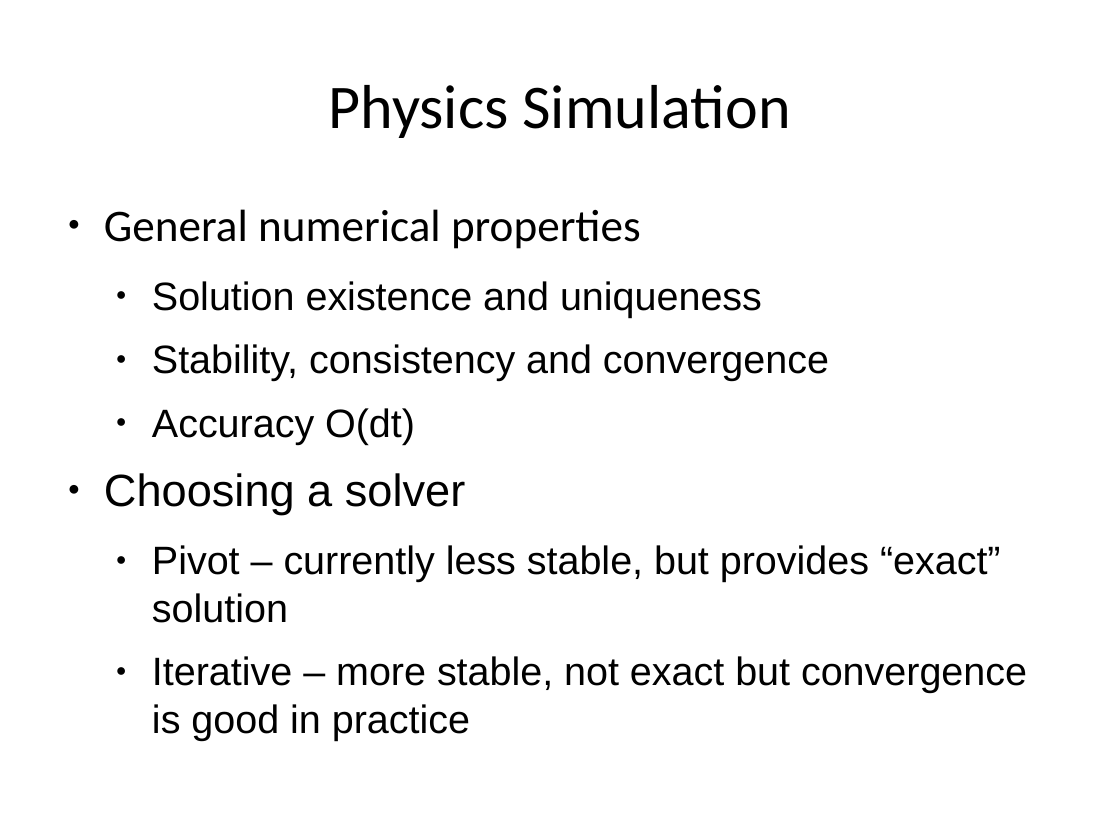
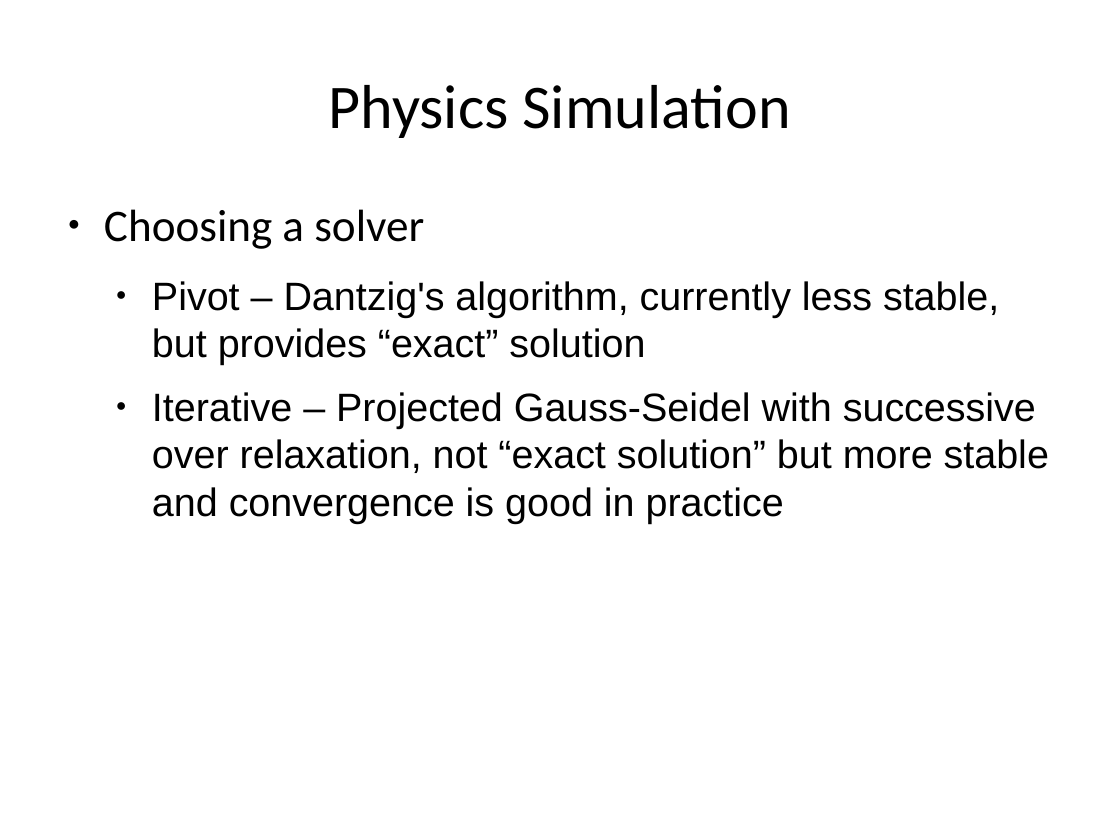
Before and after one commit to PR2/pr2_docs, a slide deck: slide 13 of pr2_training_workshop/simulation/simulation_training_workshop_rev1.odp (slide 14 before the commit). Drawn at 1120x840 pixels with LibreOffice and Linux fonts; fonts in the diff are those of the drawing; background and template pictures are left out. Boxes give left, top, right and bottom in pixels: in the first picture for what was removed or moved away, otherwise in the second. Text is boxed around its words. In the diff, an @@ line names an element or a change of style, - is before the commit and + after.

```diff
--- a/pr2_training_workshop/simulation/simulation_training_workshop_rev1.odp
+++ b/pr2_training_workshop/simulation/simulation_training_workshop_rev1.odp
@@ text at bbox=[104, 209, 829, 444]: paragraphs removed @@
-● General numerical properties
-  ● Solution existence and uniqueness
-  ● Stability, consistency and convergence
-  ● Accuracy O(dt)
@@ text at bbox=[104, 209, 424, 249]: font Arial to Calibri in "Choosing a solver" @@
@@ text at bbox=[152, 281, 1049, 523]: text changed @@
-  ● Pivot – currently less stable, but provides “exact” solution
-  ● Iterative – more stable, not exact but convergence is good in practice
+  ● Pivot – Dantzig's algorithm, currently less stable, but provides “exact” solution
+  ● Iterative – Projected Gauss-Seidel with successive over relaxation, not “exact solution” but more stable and convergence is good in practice
```
Also in this commit, not shown: 13 other slides changed, 10 slides added, 4 slides removed.
